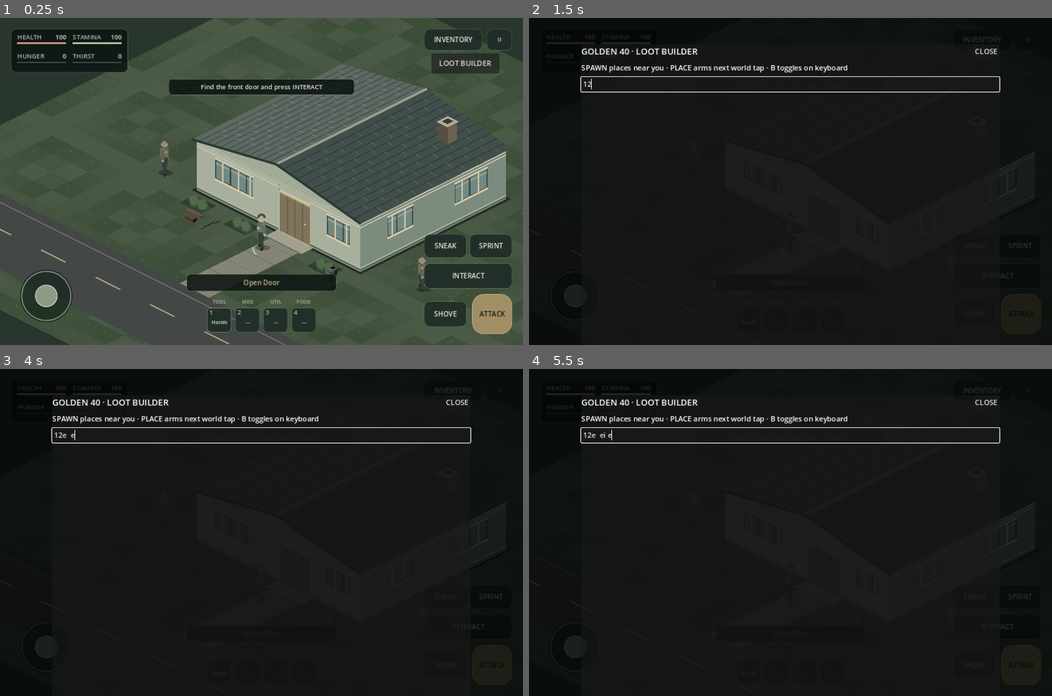
Above: before the commit, frames 1-4 (two rows, left to right).
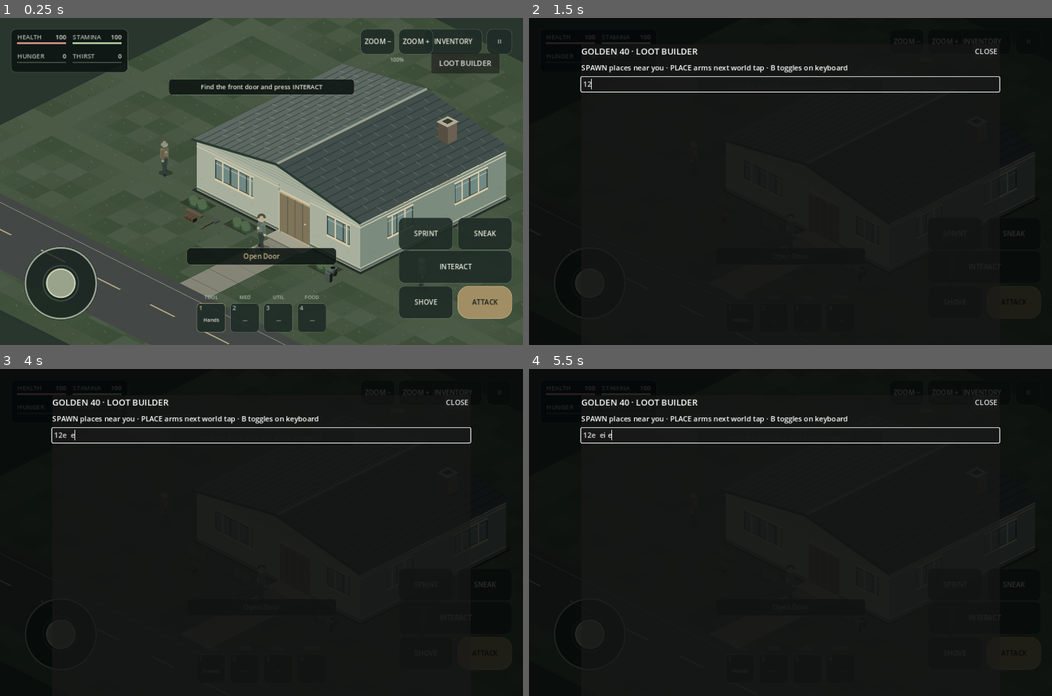
Above: after the commit, the same moments.

Repository: kalashgit/last-light-godot
Game: Godot game, scene res://main.tscn
Two runs of this game, one before a commit and one after it. Both use one fixed random seed, a clock stepped at 60 frames per second and the inputs below.
Inputs (mouse positions are in pixels of both pictures, inside the frame that each line leads up to):
- Up to frame 1 (0.25 s): no input
- Up to frame 2 (1.5 s): click "LOOT BUILDER" at 0.5 s; click (790, 83) at 1.27 s; type "12" at 1.35 s
- Up to frame 3 (4 s): tap Enter at 2, 3.5 s; move the mouse to (376, 516) at 2.02 s; hold Right (ui_right) 2.03-2.75 s; tap E at 2.1, 3.8 s; click (376, 516) at 2.17 s; tap Space at 2.27, 2.75 s; drag from (156, 548) to (235, 597) at 2.77 s; move the mouse to (313, 460) at 3.52 s; hold Right (ui_right) from 3.53 s (still down); tap Shift at 3.6 s
- Up to frame 4 (5.5 s): release Right (ui_right) at 4.25 s; tap Space at 4.25, 5.27 s; drag from (764, 597) to (633, 483) at 4.27 s; tap Enter at 5 s; move the mouse to (947, 581) at 5.02 s; hold Left (ui_left) from 5.03 s (still down); tap I at 5.1 s; tap E at 5.3 s

The runs differ from the first frame. In frame 1, 12% of the frame differs, in the area x 3-98%, y 3-97%; in frame 2, less than 0.1%; in frame 3, less than 0.1%; in frame 4, less than 0.1%.

Commit message:
Add 220% adaptive indoor camera zoom and larger iPhone touch HUD with zoom buttons

Diff:
--- a/scripts/house.gd
+++ b/scripts/house.gd
@@ -21,6 +21,13 @@
 var sprinting := false
 var sneaking := false
 var joystick_dead_zone := .14
+const INDOOR_ZOOM := 2.20
+const OUTDOOR_ZOOM := 1.0
+const MIN_ZOOM := 0.75
+const MAX_ZOOM := 3.25
+const ZOOM_STEP := 0.25
+var camera_zoom := 1.0
+var zoom_adjust := 0.0
 var held_sprites: Dictionary = {}
 var selected_target: Dictionary = {}
 var drops: Array[Dictionary] = []
@@ -99,6 +106,7 @@
   _announce("Original save retained; backup loaded" if backup_status==OK else "Save could not load — original file retained")
   paused=true
  get_viewport().size_changed.connect(_on_viewport_resized)
+ camera_zoom = _zoom_target()
  loot_builder = LootBuilder.new()
  add_child(loot_builder)
  loot_builder.setup(self)
@@ -266,6 +274,8 @@
  _announce("Pushed back — make space" if hit else "Shove missed")
 
 func _process(delta: float) -> void:
+ # The HUD stays at native size while the world eases into indoor/outdoor zoom.
+ camera_zoom = move_toward(camera_zoom, _zoom_target(), 3.0 * clampf(delta,0.0,0.25))
  if paused or inventory_open or builder_open or health<=0:
   queue_redraw()
   return
@@ -333,6 +343,30 @@
  var size := get_viewport_rect().size
  return _iso(p, height) - _iso(player) + size * Vector2(.50, .58 if HOME.has_point(player) else .70)
 
+func _camera_pivot() -> Vector2:
+ return get_viewport_rect().size * Vector2(.50, .58 if HOME.has_point(player) else .70)
+
+func _zoom_target() -> float:
+ return clampf((INDOOR_ZOOM if HOME.has_point(player) else OUTDOOR_ZOOM) + zoom_adjust, MIN_ZOOM, MAX_ZOOM)
+
+func _adjust_zoom(delta: float) -> void:
+ if health<=0 or paused or inventory_open or builder_open: return
+ zoom_adjust = clampf(zoom_adjust + delta, MIN_ZOOM-INDOOR_ZOOM, MAX_ZOOM-INDOOR_ZOOM)
+ camera_zoom = _zoom_target()
+ _save_controls()
+ _announce("ZOOM %d%%" % roundi(camera_zoom * 100.0))
+ queue_redraw()
+
+func _world_to_view(p: Vector2, height: float = 0.0) -> Vector2:
+ var anchor := _camera_pivot()
+ return anchor + (_screen(p,height)-anchor)*camera_zoom
+
+func _view_to_world(point: Vector2) -> Vector2:
+ var anchor := _camera_pivot()
+ var raw := anchor + (point-anchor)/maxf(camera_zoom,0.001)
+ var projected := raw-anchor+_iso(player)
+ return Vector2((projected.x/TX+projected.y/TY)*.5,(projected.y/TY-projected.x/TX)*.5)
+
 func _poly(points: PackedVector2Array, color: Color) -> void:
  draw_colored_polygon(points, color)
 
@@ -395,7 +429,10 @@
  return alive
 
 func _draw() -> void:
+ var anchor := _camera_pivot()
+ draw_set_transform(anchor*(1.0-camera_zoom),0.0,Vector2.ONE*camera_zoom)
  art.draw_world(self)
+ draw_set_transform(Vector2.ZERO,0.0,Vector2.ONE)
  _draw_ui()
 
 func _tap(point: Vector2) -> void:
@@ -424,7 +461,7 @@
    if control_rects.deadzone_down.has_point(point): _set_dead_zone(joystick_dead_zone-.02)
    elif control_rects.deadzone_up.has_point(point): _set_dead_zone(joystick_dead_zone+.02)
   return
- for action in ["attack","interact","shove","sneak","quick0","quick1","quick2","quick3"]:
+ for action in ["zoom_in","zoom_out","attack","interact","shove","sneak","quick0","quick1","quick2","quick3"]:
   if control_rects[action].has_point(point):
    _activate_action(action)
    return
@@ -476,7 +513,7 @@
   panel_touches[pointer] = "modal"
   _tap(point)
   return
- for action in ["inventory","pause","attack","interact","shove","sprint","sneak","quick0","quick1","quick2","quick3"]:
+ for action in ["inventory","pause","zoom_in","zoom_out","attack","interact","shove","sprint","sneak","quick0","quick1","quick2","quick3"]:
   if control_rects[action].has_point(point):
    panel_touches[pointer] = action
    if action=="sprint": sprint_held=true
@@ -540,6 +577,8 @@
     KEY_2: _activate_action("quick1")
     KEY_3: _activate_action("quick2")
     KEY_4: _activate_action("quick3")
+    KEY_EQUAL: _adjust_zoom(ZOOM_STEP)
+    KEY_MINUS: _adjust_zoom(-ZOOM_STEP)
 
 func _line_blocked(a: Vector2, b: Vector2, furniture: bool = true) -> bool:
  for wall in walls:
@@ -915,10 +954,7 @@
  return false
 
 func _place_builder_item(id: String, point: Vector2) -> bool:
- var center: Vector2 = get_viewport_rect().size * Vector2(.50,.58 if HOME.has_point(player) else .70)
- var projected := point - center + _iso(player)
- var tile := Vector2((projected.x/TX+projected.y/TY)*0.5,(projected.y/TY-projected.x/TX)*0.5)
- return _spawn_golden_item(id,tile,1)
+ return _spawn_golden_item(id,_view_to_world(point),1)
 
 
 func _select_world_target(point: Vector2) -> void:
@@ -929,7 +965,7 @@
   for index in range(count):
    var target: Dictionary={"kind":kind,"index":index}
    if not _target_valid(target): continue
-   var screen:=_screen(_target_point(target),30 if kind!="drop" else 0)
+   var screen:=_world_to_view(_target_point(target),30 if kind!="drop" else 0)
    var score:=point.distance_to(screen)
    if score<distance:
     distance=score
@@ -939,6 +975,8 @@
 
 func _activate_action(action: String) -> void:
  match action:
+  "zoom_in": _adjust_zoom(ZOOM_STEP)
+  "zoom_out": _adjust_zoom(-ZOOM_STEP)
   "attack": _attack()
   "interact": _interact()
   "shove": _shove()
@@ -990,13 +1028,19 @@
  if config.load("user://last_light_controls.cfg")==OK:
   var value: Variant=config.get_value("touch","dead_zone",.14)
   if _valid_number(value,.05,.35): joystick_dead_zone=float(value)
+  var desired: Variant=config.get_value("camera","zoom_offset",0.0)
+  if _valid_number(desired,-1.45,1.05): zoom_adjust=float(desired)
+
+func _save_controls() -> void:
+ var config := ConfigFile.new()
+ config.set_value("touch","dead_zone",joystick_dead_zone)
+ config.set_value("camera","zoom_offset",zoom_adjust)
+ if config.save("user://last_light_controls.cfg")!=OK: _announce("Could not save controls")
 
 func _set_dead_zone(value: float) -> void:
  joystick_dead_zone=clampf(value,.05,.35)
  _clear_pointers()
- var config:=ConfigFile.new()
- config.set_value("touch","dead_zone",joystick_dead_zone)
- if config.save("user://last_light_controls.cfg")!=OK: _announce("Could not save control setting")
+ _save_controls()
  queue_redraw()
 
 func _interaction_distance(target: Dictionary) -> float:
--- a/scripts/mobile_hud.gd
+++ b/scripts/mobile_hud.gd
@@ -33,50 +33,64 @@
 
 func layout(game) -> Dictionary:
  var safe := _safe_rect(game)
- var left := safe.position.x
- var right := safe.end.x
- var top := safe.position.y
- var bottom := safe.end.y
- var portrait := safe.size.y > safe.size.x
- var stick_center := Vector2(left + 78, bottom - 84)
- var slots_width := 4.0 * 54.0 + 3.0 * 8.0
- var slots_y := bottom - 58.0 if not portrait else bottom - 244.0
- var slots_x := safe.get_center().x - slots_width * 0.5
+ var left: float = safe.position.x
+ var right: float = safe.end.x
+ var top: float = safe.position.y
+ var bottom: float = safe.end.y
+ var portrait: bool = safe.size.y > safe.size.x
+ var compact: bool = safe.size.x < 760.0
+ var stick_radius: float = 58.0 if compact else 78.0
+ var stick_center := Vector2(left + (78.0 if compact else 110.0), bottom - (98.0 if compact else 112.0))
+ var slot_size: float = 48.0 if compact else 64.0
+ var slot_gap: float = 7.0 if compact else 10.0
+ var slots_width: float = 4.0 * slot_size + 3.0 * slot_gap
+ var slots_y: float = bottom - (268.0 if portrait else 68.0)
+ var slots_x: float = safe.get_center().x - slots_width * .5
+ var control_width: float = 166.0 if compact else 250.0
+ var half_width: float = (control_width - 10.0) * .5
+ var left_edge: float = right - control_width
+ var bottom_button_y: float = bottom - (94.0 if compact else 106.0)
+ var button_height: float = 62.0 if compact else 72.0
+ var top_action_y: float = bottom - (228.0 if compact else 257.0)
+ var interact_y: float = bottom - (160.0 if compact else 184.0)
  var modal_width := minf(720.0, safe.size.x)
  var modal_height := minf(510.0, safe.size.y - 24.0)
- var modal := Rect2(safe.get_center() - Vector2(modal_width, modal_height) * 0.5, Vector2(modal_width, modal_height))
+ var modal := Rect2(safe.get_center() - Vector2(modal_width, modal_height) * .5, Vector2(modal_width, modal_height))
  var rows_top := modal.position.y + 82
  var row_height := minf(56, (modal.size.y - 164) / 6.0)
+ var zoom_y: float = top + (132.0 if portrait else 0.0)
+ var zoom_start: float = right - (166.0 if portrait else 334.0)
  var controls := {
   "safeRect": safe,
   "stick_center": stick_center,
-  "joystick_rect": Rect2(stick_center - Vector2(74, 74), Vector2(148, 148)),
-  "inventory": Rect2(Vector2(right - 194, top), Vector2(128, 48)),
-  "pause": Rect2(Vector2(right - 56, top), Vector2(56, 48)),
-  "attack": Rect2(Vector2(right - 88, bottom - 88), Vector2(88, 88)),
-  "interact": Rect2(Vector2(right - 194, bottom - 156), Vector2(194, 56)),
-  "shove": Rect2(Vector2(right - 194, bottom - 72), Vector2(94, 56)),
-  "sprint": Rect2(Vector2(right - 94, bottom - 220), Vector2(94, 52)),
-  "sneak": Rect2(Vector2(right - 194, bottom - 220), Vector2(94, 52)),
+  "joystick_rect": Rect2(stick_center-Vector2.ONE*(stick_radius+12.0),Vector2.ONE*(stick_radius+12.0)*2.0),
+  "inventory": Rect2(Vector2(right-194.0,top),Vector2(128,56)),
+  "pause": Rect2(Vector2(right-56.0,top),Vector2(56,56)),
+  "zoom_out": Rect2(Vector2(zoom_start,zoom_y),Vector2(76,56)),
+  "zoom_in": Rect2(Vector2(zoom_start+84.0,zoom_y),Vector2(76,56)),
+  "attack": Rect2(Vector2(left_edge+half_width+10.0,bottom_button_y),Vector2(half_width,button_height)),
+  "interact": Rect2(Vector2(left_edge,interact_y),Vector2(control_width,button_height)),
+  "shove": Rect2(Vector2(left_edge,bottom_button_y),Vector2(half_width,button_height)),
+  "sprint": Rect2(Vector2(left_edge,top_action_y),Vector2(half_width,button_height)),
+  "sneak": Rect2(Vector2(left_edge+half_width+10.0,top_action_y),Vector2(half_width,button_height)),
   "inventory_panel": modal,
-  "inv_prev": Rect2(Vector2(modal.position.x + 20, modal.end.y - 64), Vector2(78, 48)),
-  "inv_next": Rect2(Vector2(modal.end.x - 98, modal.end.y - 64), Vector2(78, 48)),
-  "resume": Rect2(safe.get_center() + Vector2(-120, 18), Vector2(240, 56)),
+  "inv_prev": Rect2(Vector2(modal.position.x+20,modal.end.y-64),Vector2(78,48)),
+  "inv_next": Rect2(Vector2(modal.end.x-98,modal.end.y-64),Vector2(78,48)),
+  "resume": Rect2(safe.get_center()+Vector2(-120,18),Vector2(240,56)),
   "deadzone_down": Rect2(safe.get_center()+Vector2(-120,84),Vector2(76,48)),
   "deadzone_up": Rect2(safe.get_center()+Vector2(44,84),Vector2(76,48)),
-  "recovery_reset": Rect2(safe.get_center() + Vector2(-120,84),Vector2(240,56)),
-  "dead_restart": Rect2(safe.get_center() + Vector2(-120, 24), Vector2(240, 56))
+  "recovery_reset": Rect2(safe.get_center()+Vector2(-120,84),Vector2(240,56)),
+  "dead_restart": Rect2(safe.get_center()+Vector2(-120,24),Vector2(240,56))
  }
  controls["deadrespawn"] = controls.dead_restart
  for i in range(4):
-  controls["quick%d" % i] = Rect2(Vector2(slots_x + i * 62, slots_y), Vector2(54, 54))
+  controls["quick%d" % i] = Rect2(Vector2(slots_x+i*(slot_size+slot_gap),slots_y),Vector2.ONE*slot_size)
  for i in range(6):
-  var row_y := rows_top + i * row_height
-  controls["modal_use_%d" % i] = Rect2(Vector2(modal.end.x - 180, row_y + 2), Vector2(100, maxf(48, row_height - 4)))
-  controls["modal_drop_%d" % i] = Rect2(Vector2(modal.end.x - 72, row_y + 2), Vector2(52, maxf(48, row_height - 4)))
- # The input owner and the painted joystick always share the same calibration.
- game.stick_center = stick_center
- game.stick_radius = 54.0
+  var row_y := rows_top+i*row_height
+  controls["modal_use_%d" % i] = Rect2(Vector2(modal.end.x-180,row_y+2),Vector2(100,maxf(48,row_height-4)))
+  controls["modal_drop_%d" % i] = Rect2(Vector2(modal.end.x-72,row_y+2),Vector2(52,maxf(48,row_height-4)))
+ game.stick_center=stick_center
+ game.stick_radius=stick_radius
  return controls
 
 func _panel(game, rect: Rect2, fill: Color = PANEL, border: Color = LINE, radius: int = 10) -> void:
@@ -136,13 +150,18 @@
  _status(game, Rect2(status.position + Vector2(28 + cell_width, 52), Vector2(cell_width, 28)), "THIRST", game.thirst, WATER)
  _button(game, controls.inventory, "INVENTORY", game.inventory_open)
  _button(game, controls.pause, "II", game.paused)
+ if not game.inventory_open and not game.paused and game.health>0:
+  _button(game,controls.zoom_out,"ZOOM −")
+  _button(game,controls.zoom_in,"ZOOM +")
+  var meter := Rect2(controls.zoom_out.position+Vector2(0,58),Vector2(160,20))
+  _center_text(game,"%d%%"%roundi(game.camera_zoom*100.0),meter,12,MUTED)
 
  if not game.inventory_open and not game.paused and game.health > 0:
   _draw_play_controls(game, controls)
   var prompt: String = game._context_prompt()
   if not prompt.is_empty():
    var prompt_width := minf(330, safe.size.x - 24)
-   var prompt_rect := Rect2(Vector2(safe.get_center().x - prompt_width * 0.5, safe.end.y - (132 if landscape else 296)), Vector2(prompt_width, 38))
+   var prompt_rect := Rect2(Vector2(safe.get_center().x - prompt_width * 0.5, safe.end.y - (190 if landscape else 316)), Vector2(prompt_width, 38))
    _panel(game, prompt_rect, Color(0.05, 0.08, 0.07, 0.86), Color(0.46, 0.50, 0.39, 0.65), 8)
    _center_text(game, prompt, prompt_rect, 15, ACCENT)
   if game.message_time > 0:
@@ -158,13 +177,14 @@
 
 func _draw_play_controls(game, controls: Dictionary) -> void:
  var center: Vector2 = controls.stick_center
- game.draw_circle(center, 58, Color(0.07, 0.12, 0.10, 0.67))
- game.draw_arc(center, 54, 0, TAU, 64, Color(0.75, 0.80, 0.71, 0.55), 1.5, true)
- game.draw_arc(center, 22, 0, TAU, 40, Color(0.50, 0.60, 0.49, 0.25), 1, true)
- var thumb: Vector2 = center + game.joystick_vector.limit_length(1) * 31
- game.draw_circle(thumb + Vector2(0, 2), 25, Color(0, 0, 0, 0.25))
- game.draw_circle(thumb, 24, Color(0.69, 0.73, 0.63, 0.78))
- game.draw_arc(thumb, 24, 0, TAU, 40, Color(0.85, 0.87, 0.76, 0.7), 1, true)
+ var radius: float = game.stick_radius
+ game.draw_circle(center,radius+3.0,Color(0.07,0.12,0.10,0.76))
+ game.draw_arc(center,radius,0,TAU,64,Color(0.75,0.80,0.71,0.75),2.5,true)
+ game.draw_arc(center,radius*.5,0,TAU,40,Color(0.50,0.60,0.49,0.30),1.5,true)
+ var thumb: Vector2 = center + game.joystick_vector.limit_length(1.0)*radius*.6
+ game.draw_circle(thumb+Vector2(0,2),radius*.42,Color(0,0,0,.3))
+ game.draw_circle(thumb,radius*.40,Color(.69,.73,.63,.85))
+ game.draw_arc(thumb,radius*.40,0,TAU,40,Color(.85,.87,.76,.85),2,true)
  _button(game, controls.attack, "ATTACK", false, true)
  _button(game, controls.interact, "INTERACT")
  _button(game, controls.shove, "SHOVE")
--- a/tests/house_survival.gd
+++ b/tests/house_survival.gd
@@ -461,6 +461,39 @@
 	print("HOUSE_SURVIVAL: save/migration checks finished")
 
 
+func test_camera_and_zoom() -> void:
+ fresh()
+ game.zoom_adjust=0.0
+ game.player=Vector2(4.9,9.35)
+ game.camera_zoom=game._zoom_target()
+ check(is_equal_approx(game.camera_zoom,1.0),"outside baseline is 100%")
+ game.player=Vector2(2.0,2.0)
+ game.camera_zoom=game._zoom_target()
+ check(game.camera_zoom >= 2.0,"automatic indoor zoom is substantially closer")
+ var tile := Vector2(3.25,2.2)
+ var projected: Vector2=game._world_to_view(tile)
+ check(game._view_to_world(projected).distance_to(tile)<.001,"tap/placement uses zoom-corrected world coordinates")
+ var initial: float=game.camera_zoom
+ game._tap(button("zoom_in"))
+ check(game.camera_zoom>initial,"touch zoom in increases world magnification")
+ game._tap(button("zoom_out"))
+ check(is_equal_approx(game.camera_zoom,initial),"touch zoom out restores magnification")
+ var saved_gameplay: Dictionary=state()
+ game._tap(button("zoom_in"))
+ check(state()==saved_gameplay,"zoom changes no gameplay/persistent world state")
+ for i in range(20): game._adjust_zoom(game.ZOOM_STEP)
+ check(game.camera_zoom<=game.MAX_ZOOM,"max zoom clamped")
+ for i in range(30): game._adjust_zoom(-game.ZOOM_STEP)
+ check(game.camera_zoom>=game.MIN_ZOOM,"min zoom clamped")
+ game.zoom_adjust=0.0
+ game.camera_zoom=game._zoom_target()
+ game._save_controls()
+ for name in ["zoom_in","zoom_out"]:
+  check(game.control_rects.has(name),"Zoom HUD contains "+name)
+  check(game.get_viewport_rect().has_point(game.control_rects[name].get_center()),"Zoom controls are on screen")
+ print("HOUSE_SURVIVAL: adaptive camera and larger touch controls PASS")
+
+
 func run() -> void:
 	root.size = Vector2i(1152, 720)
 	root.content_scale_size = Vector2i(1152, 720)
@@ -468,6 +501,7 @@
 	root.add_child(game)
 	game.set_process(false)
 	test_controls()
+	test_camera_and_zoom()
 	test_movement_and_geometry()
 	test_combat_and_zombies()
 	test_inventory_and_survival()
